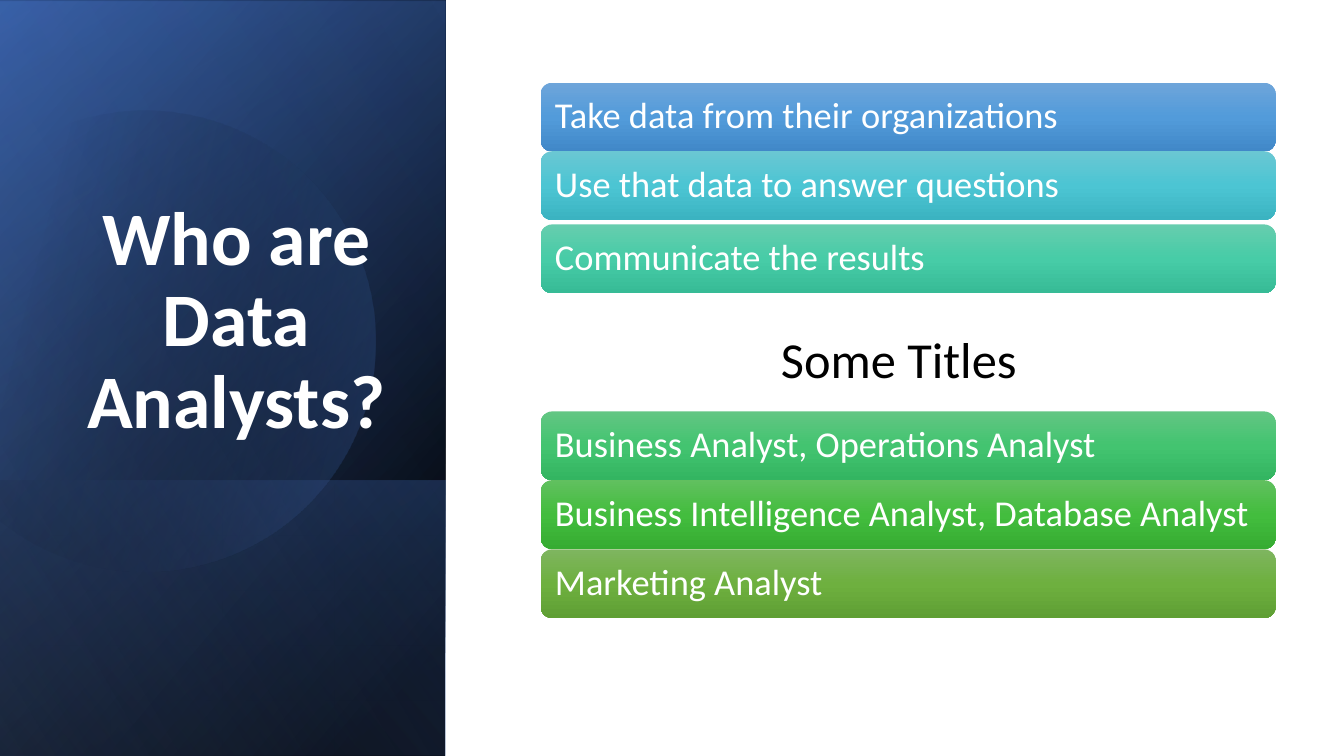
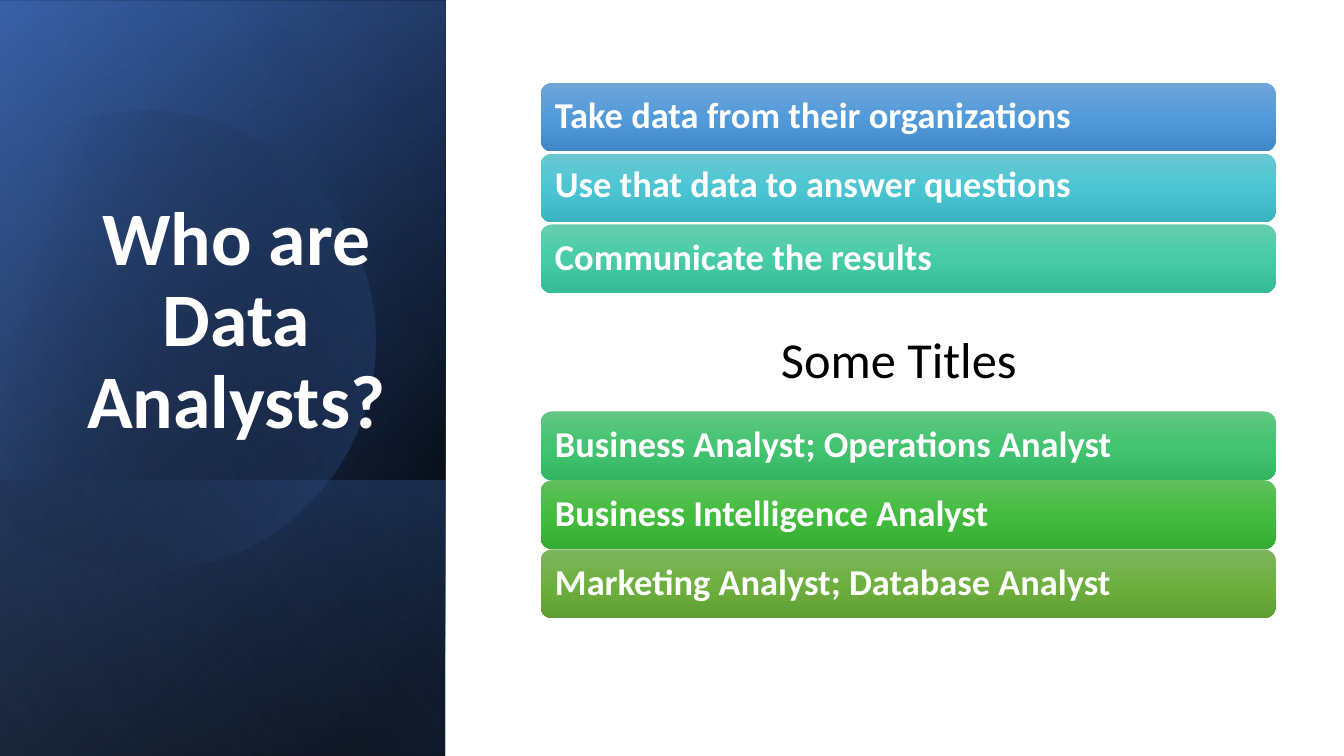
Before and after one commit to torres11991/dap-curriculum, a slide deck: slide 3 of Section02/2.2-IntroToDataAnalytics.pptx. Drawn at 1344x756 pixels with LibreOffice and Linux fonts; fonts in the diff are those of the drawing. Boxes give left, top, right and bottom in pixels: in the first picture for what was removed or moved away, otherwise in the second. Text is boxed around its words. In the diff, an @@ line names an element or a change of style, - is before the commit and + after.

```diff
--- a/Section02/2.2-IntroToDataAnalytics.pptx
+++ b/Section02/2.2-IntroToDataAnalytics.pptx
@@ bold on in 3 elements at <box>555,102,1071,134</box>, <box>555,171,1070,203</box>, <box>555,244,932,270</box> @@
@@ text at <box>555,431,1111,463</box>: text changed; bold on @@
-Business Analyst, Operations Analyst
+Business Analyst; Operations Analyst
@@ text at <box>555,500,988,532</box>: text changed; bold on @@
-Business Intelligence Analyst, Database Analyst
+Business Intelligence Analyst
@@ text at <box>555,569,1110,601</box>: text changed; bold on @@
-Marketing Analyst
+Marketing Analyst; Database Analyst
```
Also in this commit, not shown: 3 other files.
